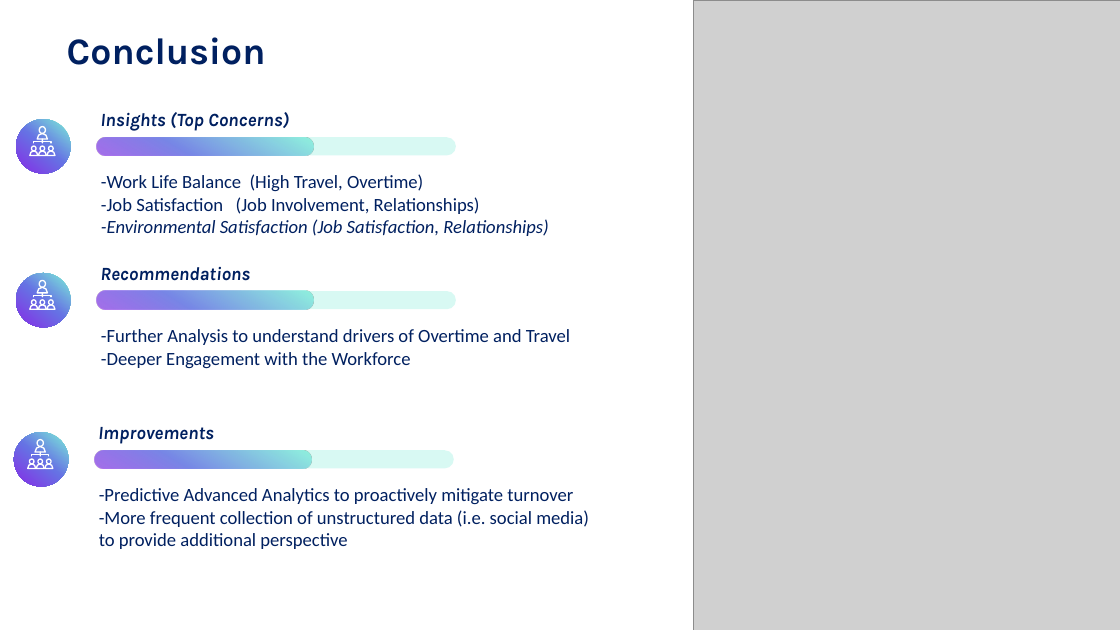
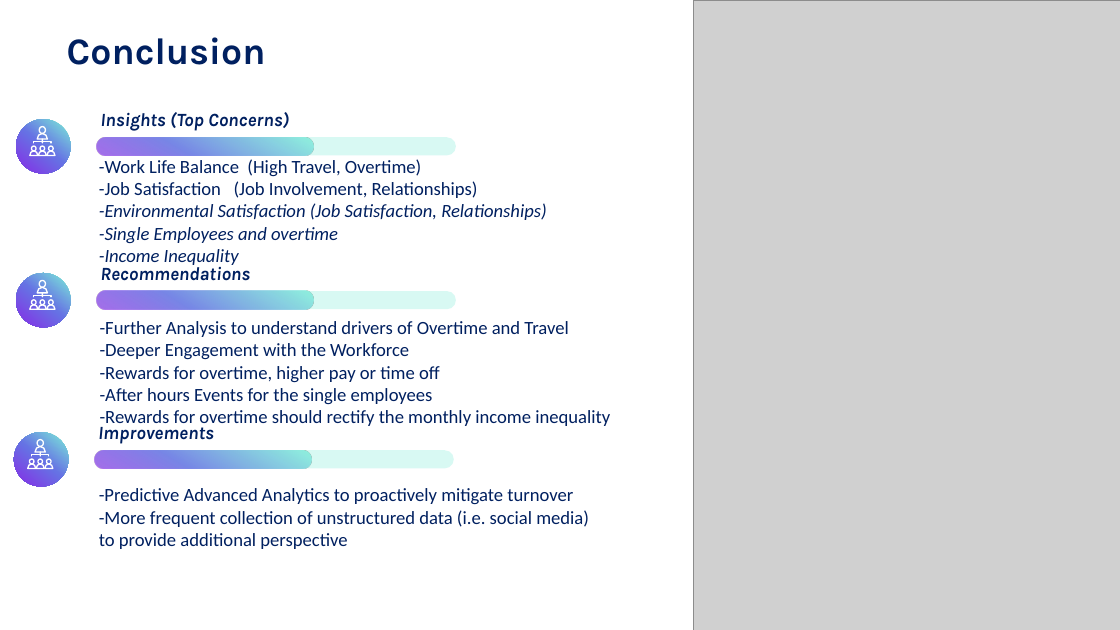
Before and after one commit to jeffleathMSDS/DDS_CaseStudy2, a slide deck: slide 27 of Target/DDSAnalytics_Fall2018.pptx (slide 23 before the commit). Drawn at 1120x630 pixels with LibreOffice and Linux fonts; fonts in the diff are those of the drawing; grey boxes stand for pictures. Boxes give left, top, right and bottom in pixels: in the first picture for what was removed or moved away, otherwise in the second. Text is boxed around its words. In the diff, an @@ line names an element or a change of style, - is before the commit and + after.

```diff
--- a/Target/DDSAnalytics_Fall2018.pptx
+++ b/Target/DDSAnalytics_Fall2018.pptx
@@ text "-Work Life Balance (High Travel, ...": place and size @@
-text "-Work Life Balance (High Travel, ..." at (101,174,548,236)
+text "-Work Life Balance (High Travel, ..." at (99,159,546,268)
@@ text at (99,227,338,268): paragraphs added @@
+-Single Employees and overtime
+-Income Inequality
@@ text "-Further Analysis to understand drivers ...": place and size @@
-text "-Further Analysis to understand drivers ..." at (101,329,570,369)
+text "-Further Analysis to understand drivers ..." at (100,321,610,429)
@@ text at (100,366,610,429): paragraphs added @@
+-Rewards for overtime, higher pay or time off
+-After hours Events for the single employees
+-Rewards for overtime should rectify the monthly income inequality
```
Also in this commit, not shown: 2 other slides changed, 4 slides added.
